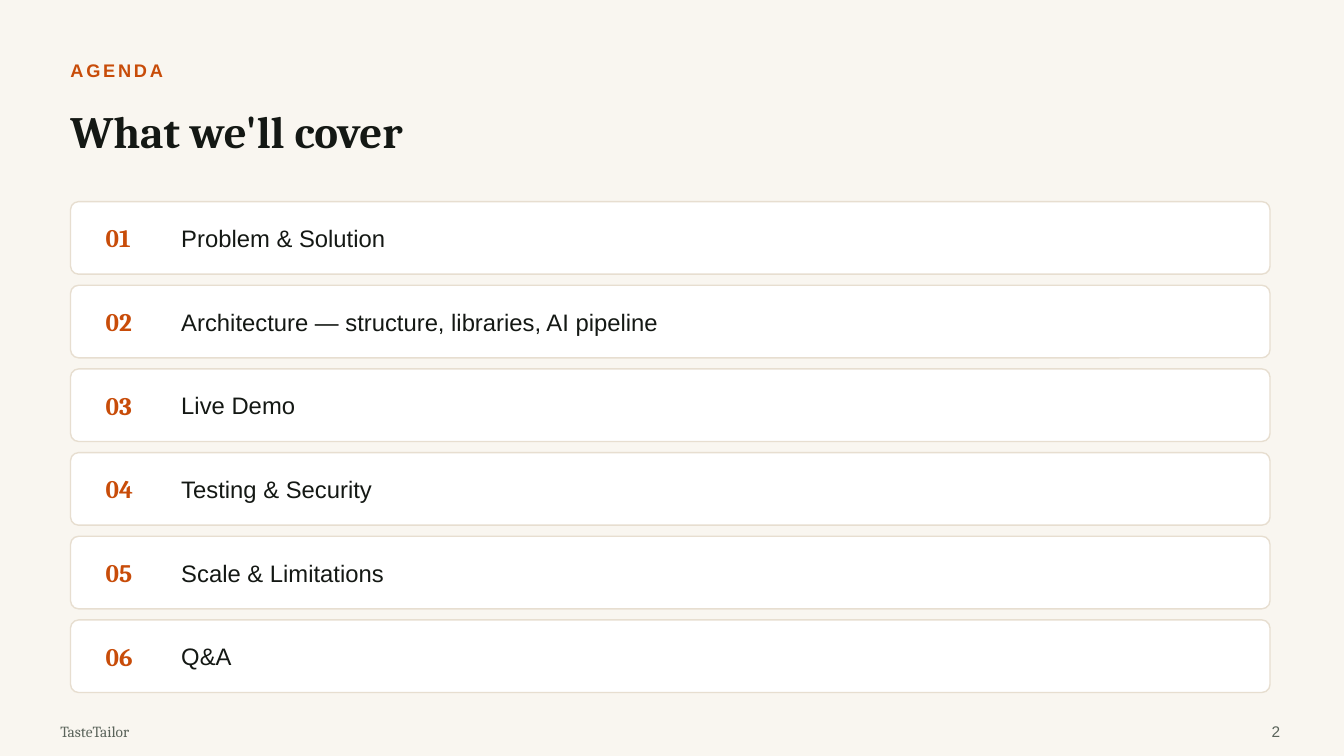
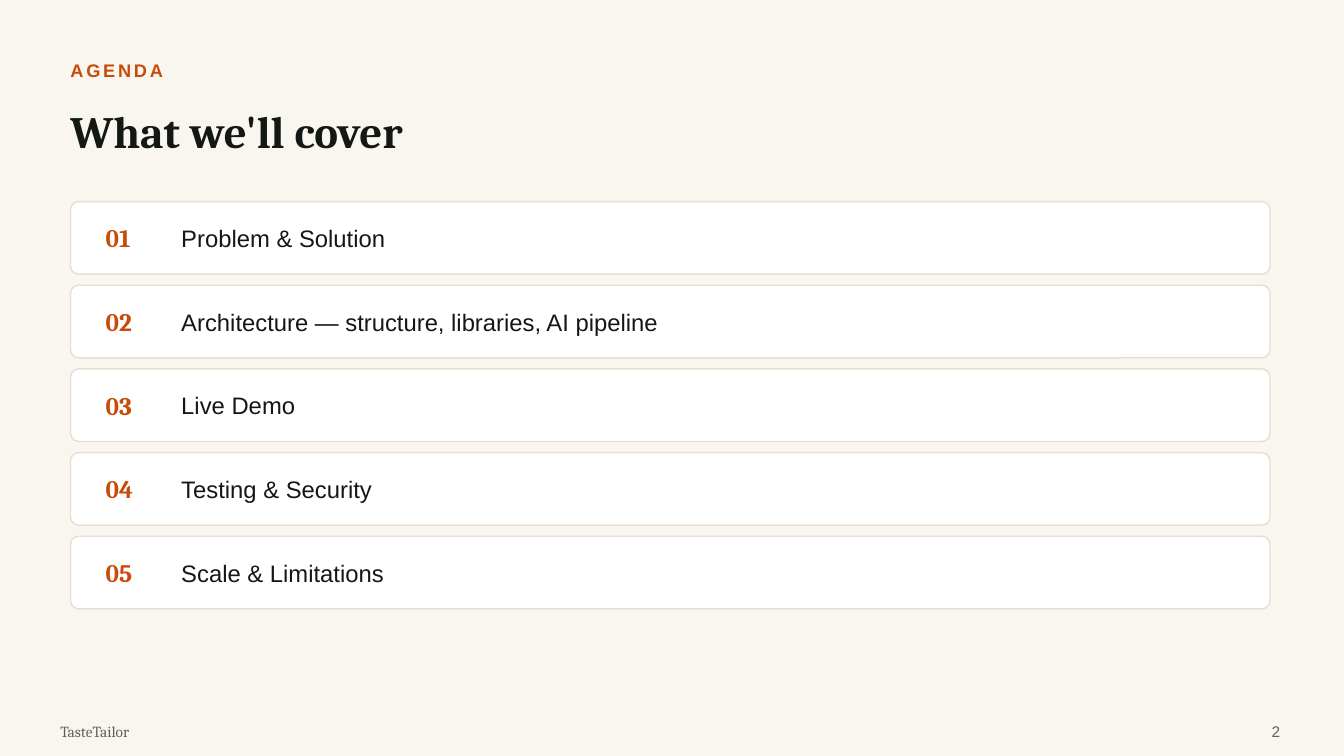
Before and after one commit to nicoleyerushalmi/tastetailor, a slide deck: slide 2 of docs/TasteTailor-Presentation.pptx. Drawn at 1344x756 pixels with LibreOffice and Linux fonts; fonts in the diff are those of the drawing. Boxes give left, top, right and bottom in pixels: in the first picture for what was removed or moved away, otherwise in the second. Text is boxed around its words. In the diff, an @@ line names an element or a change of style, - is before the commit and + after.

```diff
--- a/docs/TasteTailor-Presentation.pptx
+++ b/docs/TasteTailor-Presentation.pptx
@@ rounded rectangle removed at [71, 620, 1270, 693] @@
@@ text removed at [106, 649, 133, 666] @@
-06
@@ text removed at [181, 648, 231, 670] @@
-Q&A
```
Also in this commit, not shown: 3 other slides changed.
